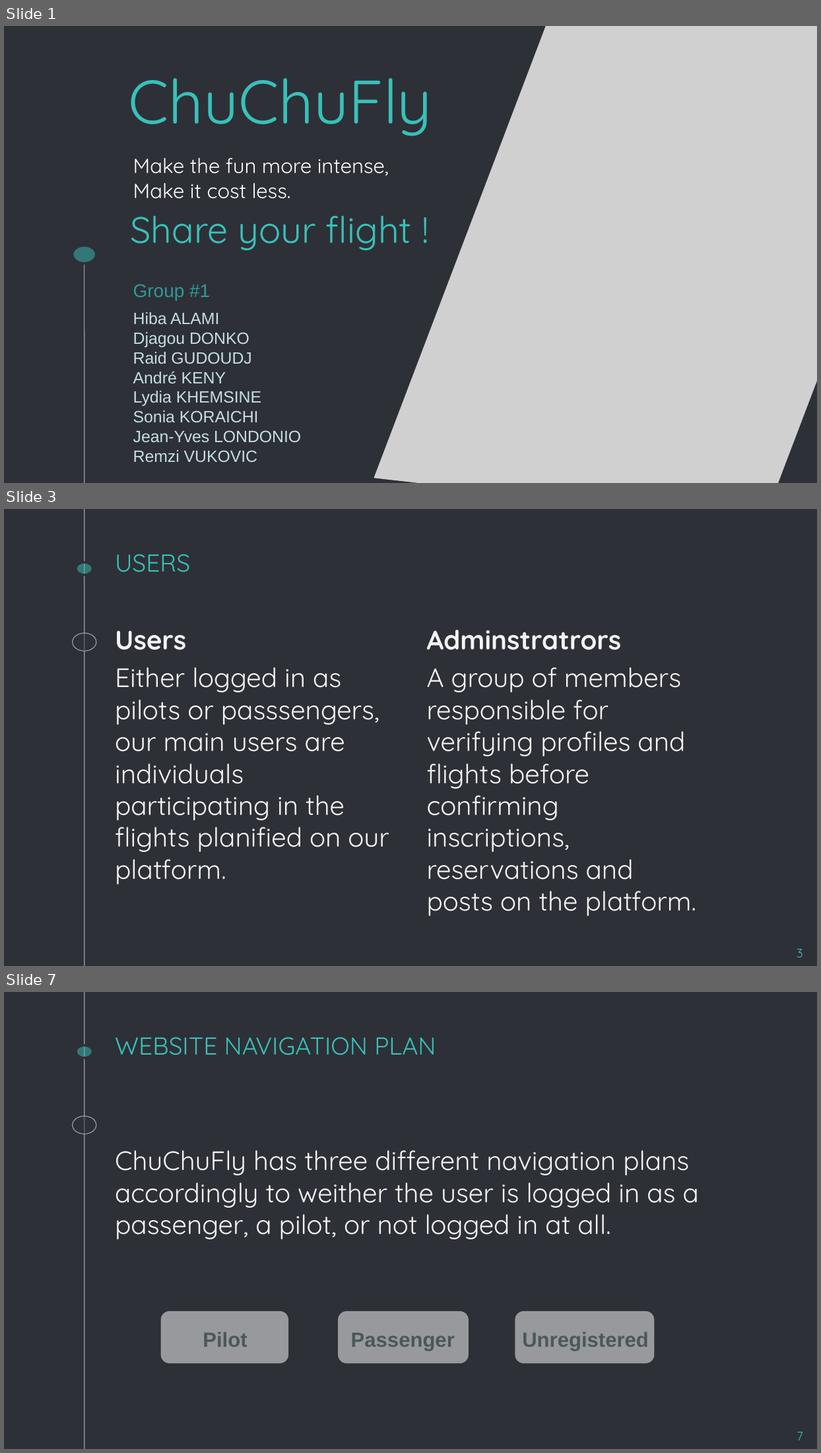
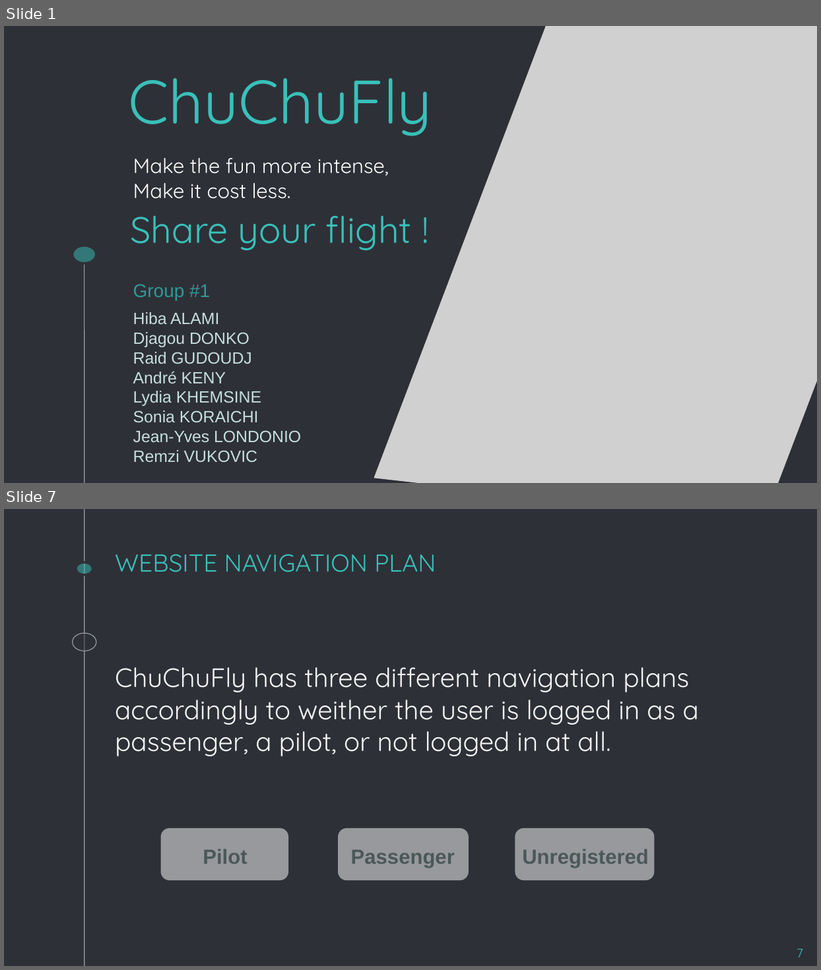
Before and after one commit to andressito/ProjetGLA2019, a slide deck: Projet/Rapport/TD5_GL_G1.odp. Shown one above the other, each under a label of ours: slides 1, 3 and 7 before the commit, slides 1 and 7 after it; the slides between them are not shown. The pictures are 821x1453 and 821x970 pixels, drawn with LibreOffice and Linux fonts; fonts in the diff are those of the drawing; grey boxes stand for pictures. Boxes give left, top, right and bottom in pixels: in the first picture for what was removed or moved away, otherwise in the second. Text is boxed around its words. In the diff, an @@ line names an element or a change of style, - is before the commit and + after.

```diff
--- a/Projet/Rapport/TD5_GL_G1.odp
+++ b/Projet/Rapport/TD5_GL_G1.odp
@@ slide 3 removed at bbox=[4, 509, 817, 966], background #2E3037; not listed: 3 template elements that a slide beside it also shows @@
@@ title removed at bbox=[115, 554, 190, 572] @@
-USERS
@@ text removed at bbox=[115, 630, 389, 885] @@
-Users
-Either logged in as pilots or passsengers, our main users are individuals participating in the flights planified on our platform.
@@ text removed at bbox=[427, 630, 696, 916] @@
-Adminstratrors
-A group of members responsible for verifying profiles and flights before confirming inscriptions, reservations and posts on the platform.
@@ page number removed at bbox=[797, 949, 803, 958] @@
-3
```
Also in this commit, not shown: 7 slides changed, 1 slide added, 12 other slides removed, 1 other file.
